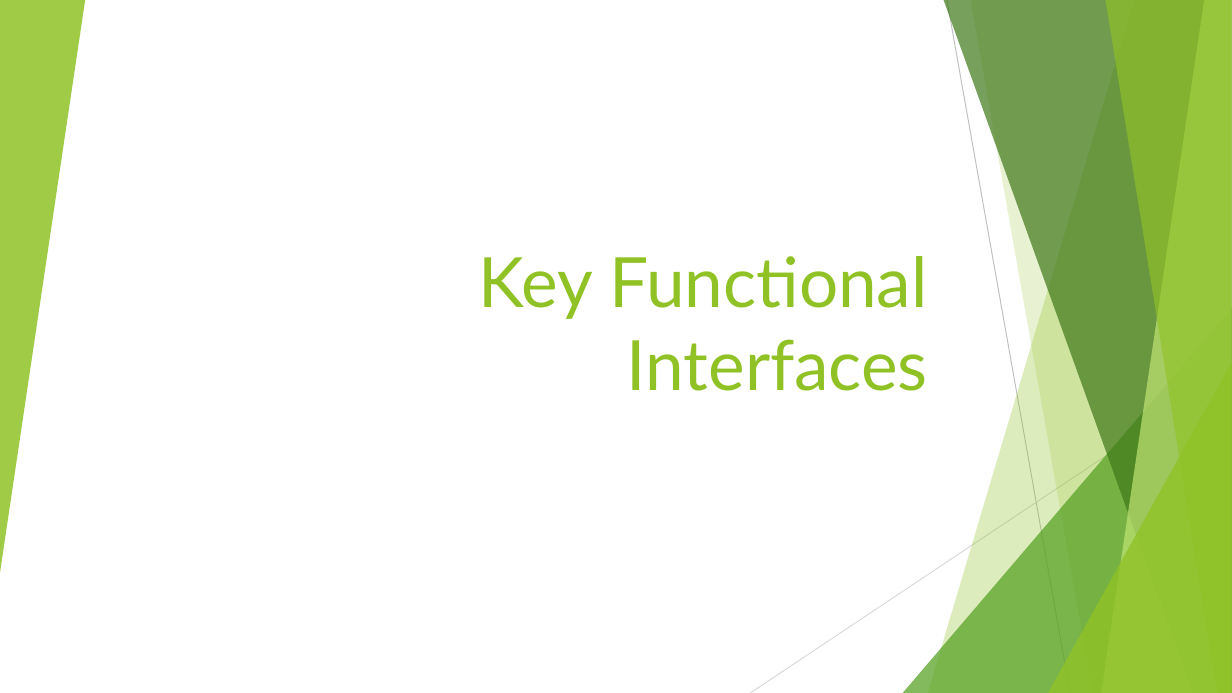
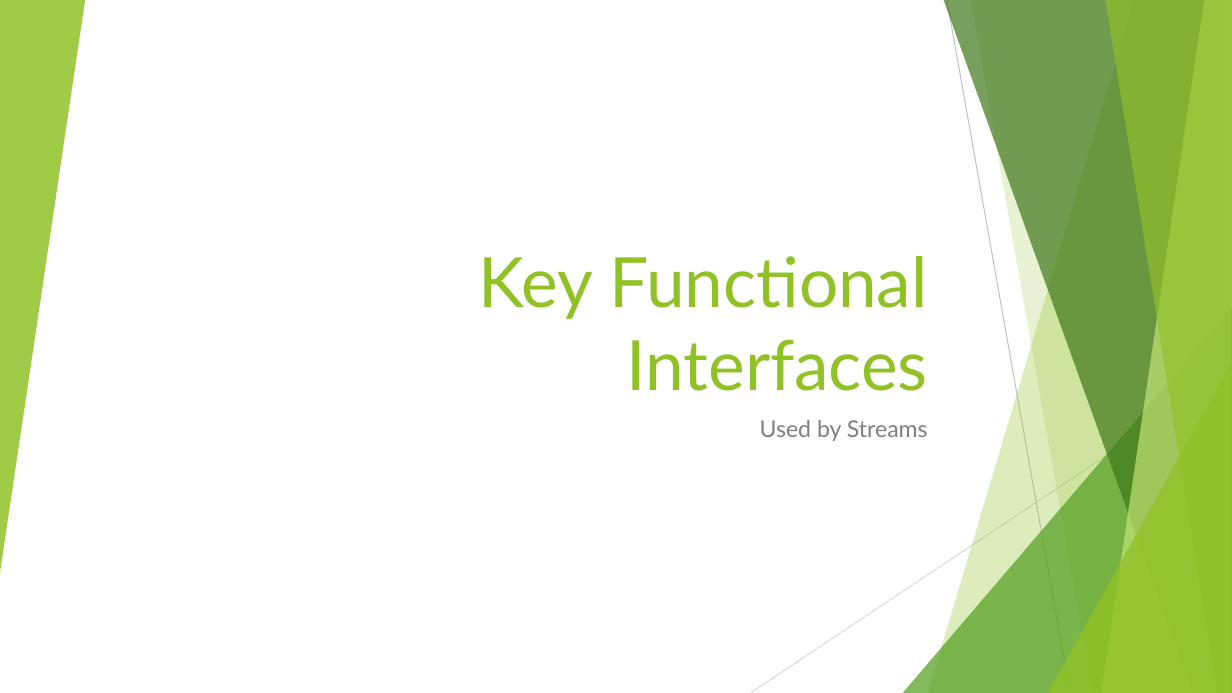
Before and after one commit to RichardRoda/2017-CodePaLOUsa-Lambda, a slide deck: slide 8 of Learning to Love the Lambda in the Stream.pptx. Drawn at 1232x693 pixels with LibreOffice and Linux fonts; fonts in the diff are those of the drawing. Boxes give left, top, right and bottom in pixels: in the first picture for what was removed or moved away, otherwise in the second. Text is boxed around its words. In the diff, an @@ line names an element or a change of style, - is before the commit and + after.

```diff
--- a/Learning to Love the Lambda in the Stream.pptx
+++ b/Learning to Love the Lambda in the Stream.pptx
@@ subtitle added at <box>760,420,928,441</box>, 18 pt, text #808080 @@
+Used by Streams
```
Also in this commit, not shown: 7 other slides changed, 1 other file.
